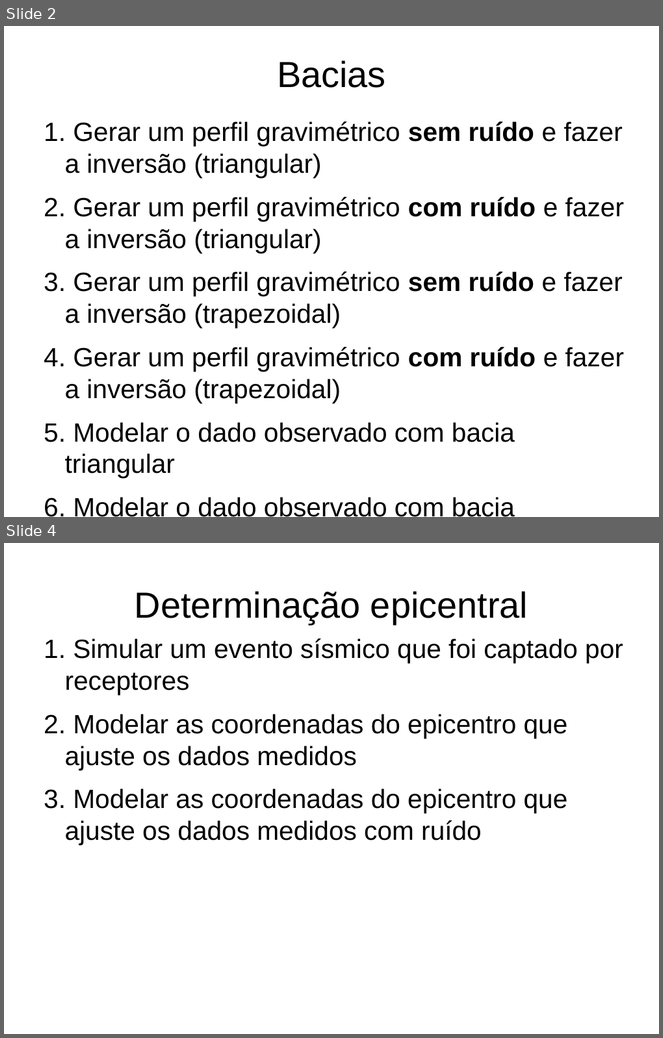
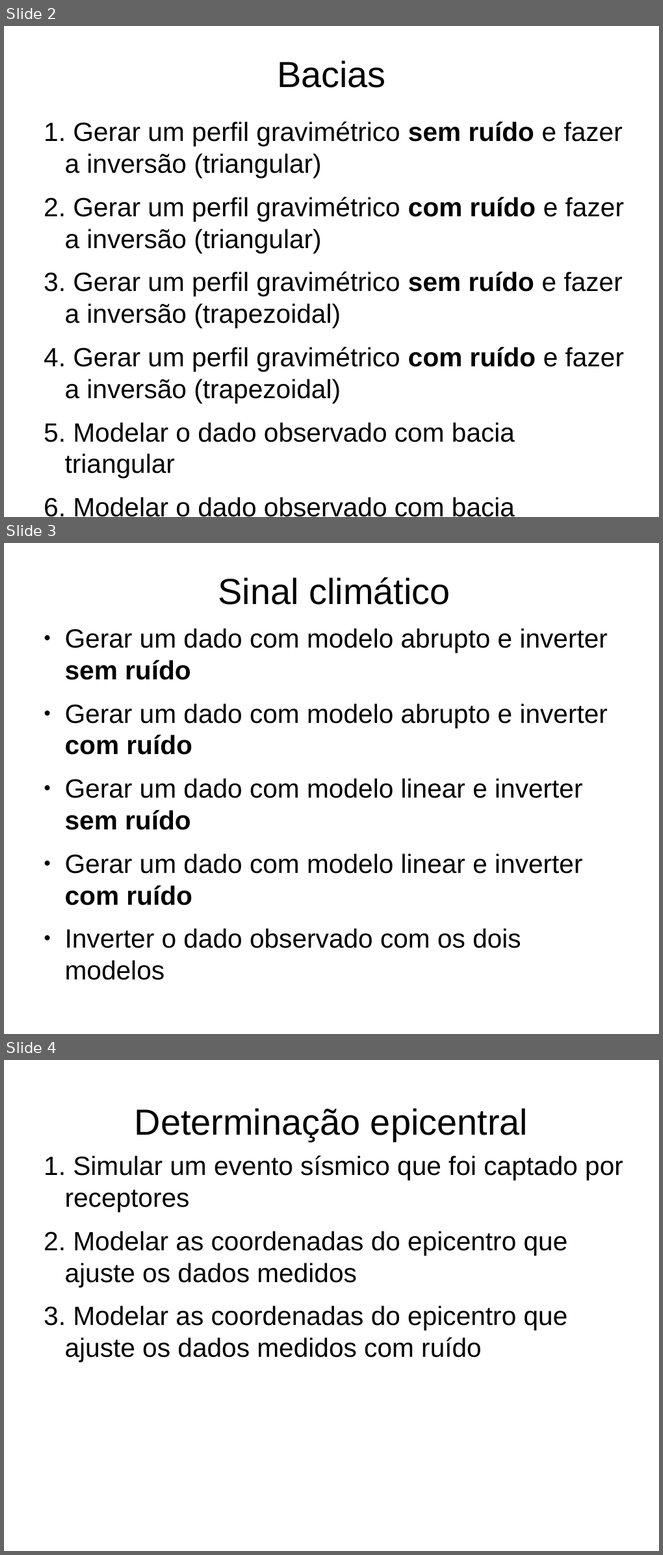
Before and after one commit to pinga-lab/inverse-problems-old, a slide deck: aulas/aula2/praticas/guia.odp. Shown one above the other, each under a label of ours: slides 2 and 4 before the commit, slides 2, 3 and 4 after it; the slides between them are not shown. The pictures are 663x1038 and 663x1555 pixels, drawn with LibreOffice and Linux fonts; fonts in the diff are those of the drawing. Boxes give left, top, right and bottom in pixels: in the first picture for what was removed or moved away, otherwise in the second. Text is boxed around its words. In the diff, an @@ line names an element or a change of style, - is before the commit and + after.

```diff
--- a/aulas/aula2/praticas/guia.odp
+++ b/aulas/aula2/praticas/guia.odp
@@ slide 3 added at <box>4,543,659,1034</box>, background #FFFFFF @@
@@ title added at <box>218,577,450,605</box>, 44 pt, text #000000 @@
+Sinal climático
@@ text added at <box>65,628,608,980</box>, 32 pt, text #000000 @@
+● Gerar um dado com modelo abrupto e inverter sem ruído
+● Gerar um dado com modelo abrupto e inverter com ruído
+● Gerar um dado com modelo linear e inverter sem ruído
+● Gerar um dado com modelo linear e inverter com ruído
+● Inverter o dado observado com os dois modelos
```
Also in this commit, not shown: 8 other files.
